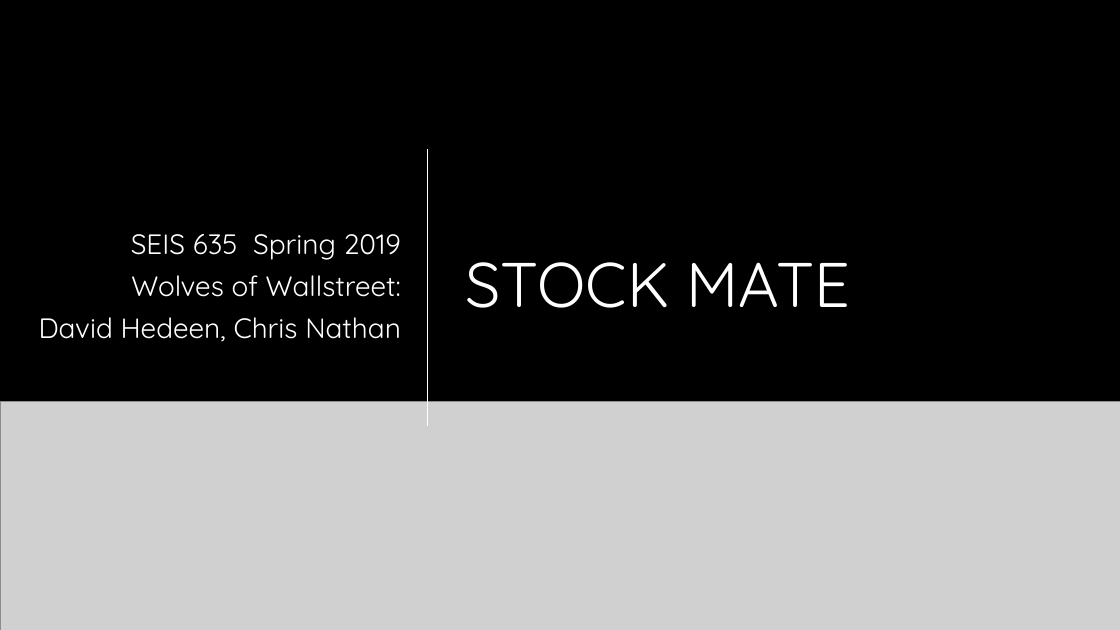
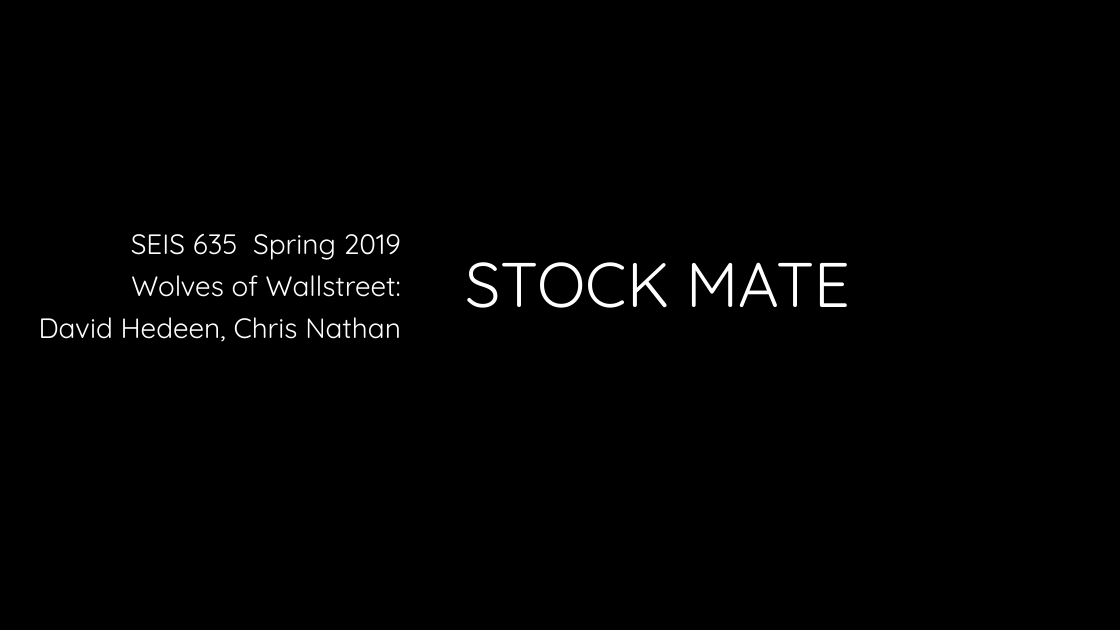
Before and after one commit to hedeen/tp_2_stockmate, a slide deck: slide 1 of tp_2_stockmate/documentation/TP_2_2_Presentation_StockMate.pptx. Drawn at 1120x630 pixels with LibreOffice and Linux fonts; fonts in the diff are those of the drawing; grey boxes stand for pictures; background and template pictures are left out. Boxes give left, top, right and bottom in pixels: in the first picture for what was removed or moved away, otherwise in the second. Text is boxed around its words. In the diff, an @@ line names an element or a change of style, - is before the commit and + after.

```diff
--- a/tp_2_stockmate/documentation/TP_2_2_Presentation_StockMate.pptx
+++ b/tp_2_stockmate/documentation/TP_2_2_Presentation_StockMate.pptx
@@ line removed from (428, 149) to (428, 426) @@
@@ picture removed at [0, 402, 1120, 630] @@
```
Also in this commit, not shown: 2 other slides changed, 13 slides added, 4 slides removed, 3 other files.
